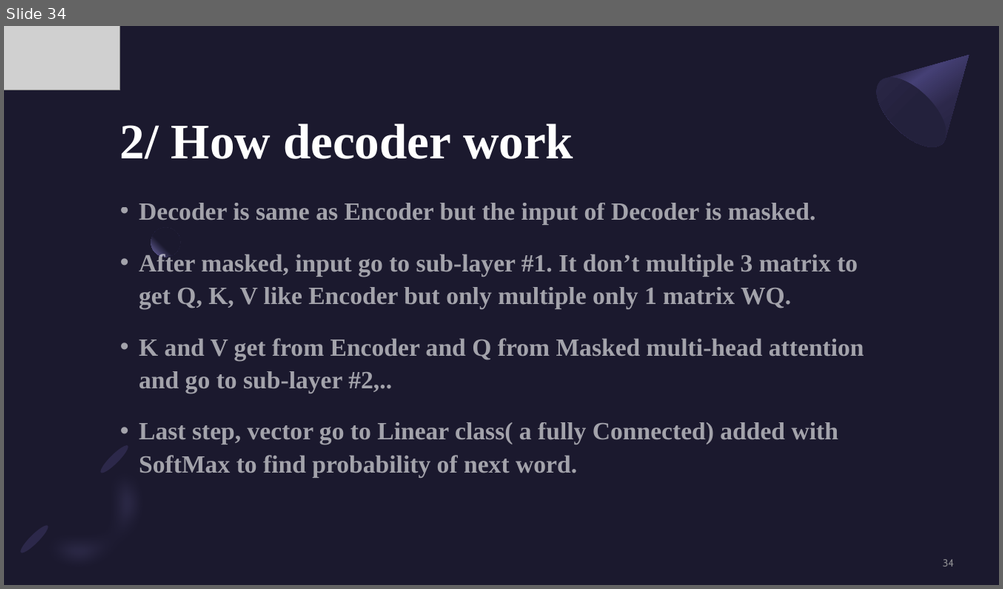
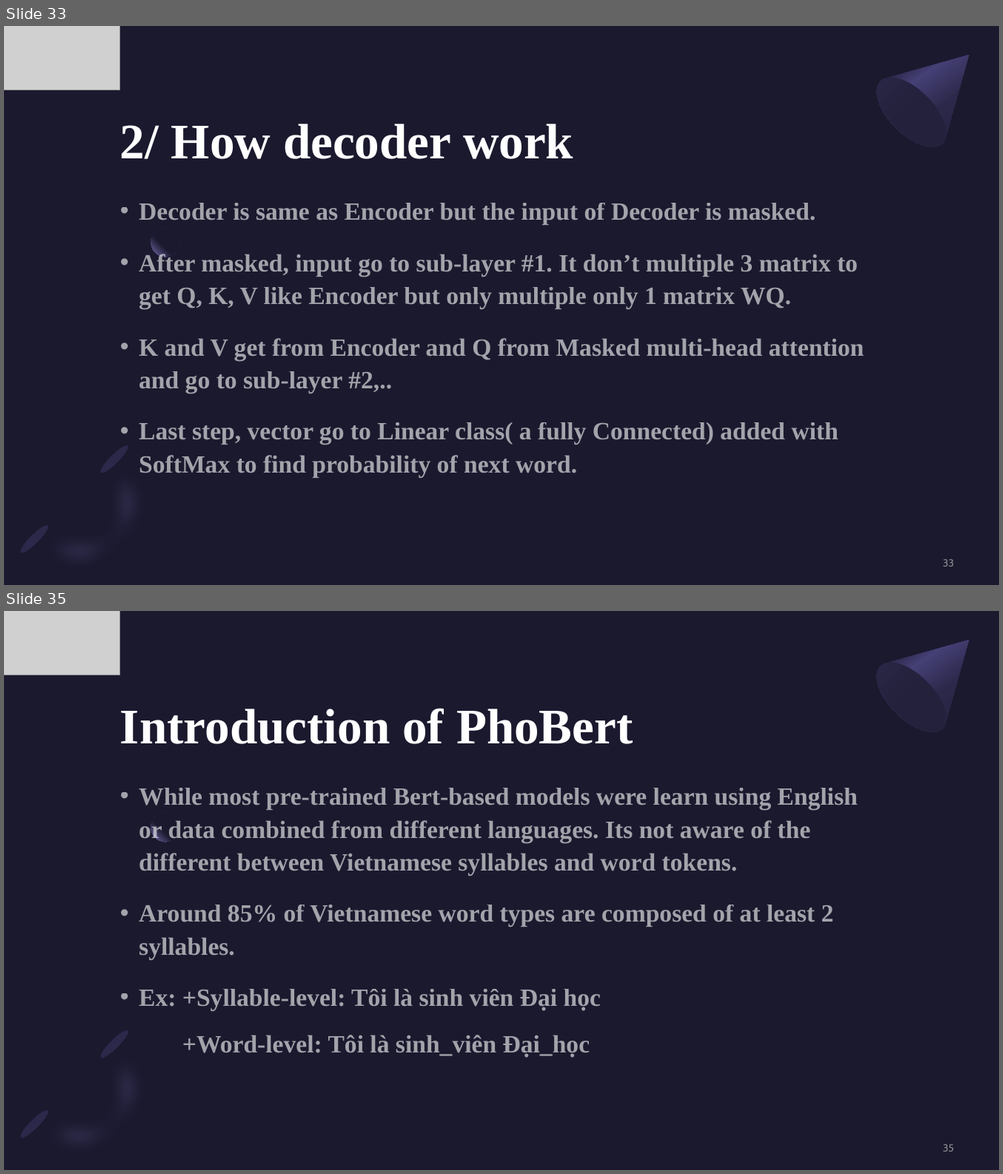
Before and after one commit to kiranes8c/CNTT2, a slide deck: DOC/Tuan 1 - Tìm hiểu machine translation.pptx. Shown one above the other, each under a label of ours: slide 34 before the commit, slides 33 and 35 after it; the slides between them are not shown. The pictures are 1003x589 and 1003x1174 pixels, drawn with LibreOffice and Linux fonts; fonts in the diff are those of the drawing; grey boxes stand for pictures. Boxes give left, top, right and bottom in pixels: in the first picture for what was removed or moved away, otherwise in the second. Text is boxed around its words. In the diff, an @@ line names an element or a change of style, - is before the commit and + after.

```diff
--- a/DOC/Tuan 1 - Tìm hiểu machine translation.pptx
+++ b/DOC/Tuan 1 - Tìm hiểu machine translation.pptx
@@ slide 35 added at bbox=[4, 611, 999, 1170], background #1B192E; not listed: 6 template elements that a slide beside it also shows @@
@@ picture added at bbox=[4, 611, 119, 675] @@
@@ title added at bbox=[120, 708, 633, 744], 48 pt, text #FFFFFF, bold @@
+Introduction of PhoBert
@@ text added at bbox=[139, 788, 857, 1057], 24 pt, text #FFFFFF at 60% opacity, bold @@
+• While most pre-trained Bert-based models were learn using English or data combined from different languages. Its not aware of the different between Vietnamese syllables and word tokens.
+• Around 85% of Vietnamese word types are composed of at least 2 syllables.
+• Ex: +Syllable-level: Tôi là sinh viên Đại học
+  +Word-level: Tôi là sinh_viên Đại_học
@@ page number added at bbox=[942, 1145, 953, 1152], 10 pt, text #A6A6A6 at 80% opacity @@
+35
@@ what was slide 34 is now slide 33 @@
@@ page number at bbox=[942, 560, 953, 567]: text changed @@
-34
+33
```
Also in this commit, not shown: 3 other slides added, 1 slide removed, 1 other file.
